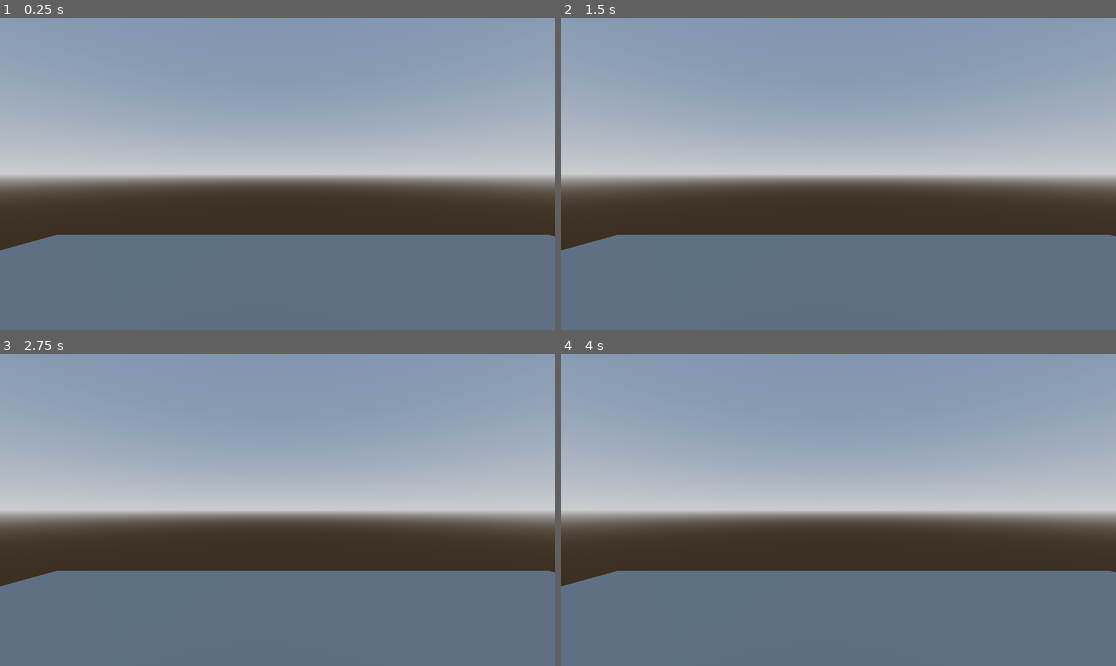
Above: before the commit, frames 1-4 (two rows, left to right).
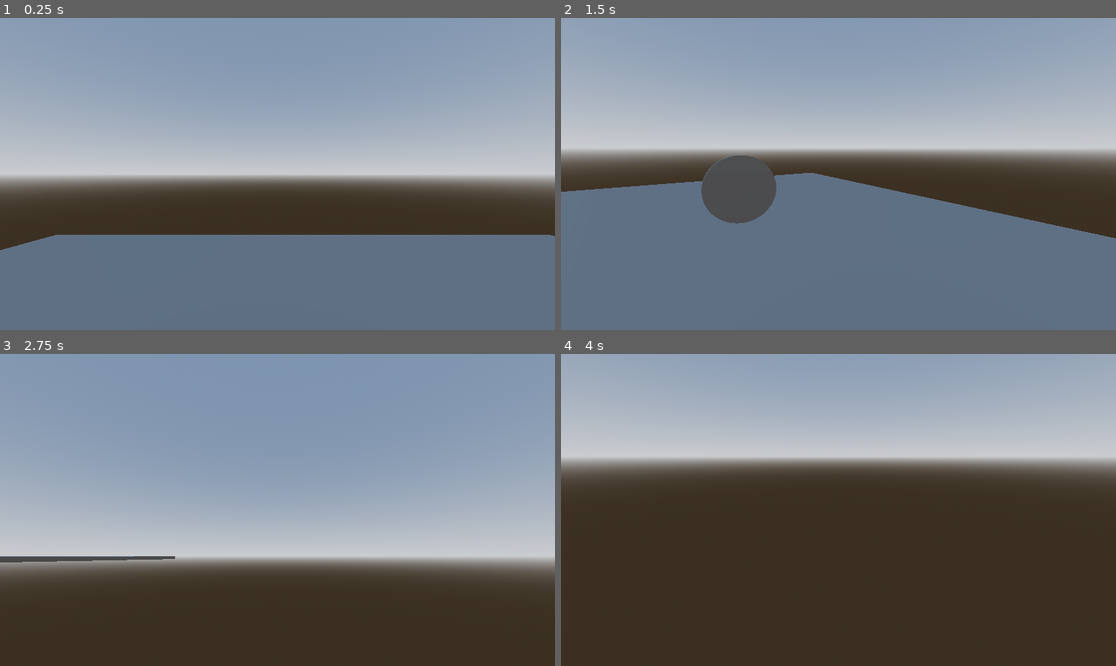
Above: after the commit, the same moments.

Repository: PGTea/EngineAssign02
Game: Godot game, scene res://main.tscn
Two runs of this game, one before a commit and one after it. Both use one fixed random seed, a clock stepped at 60 frames per second and the inputs below.
Inputs (mouse positions are in pixels of both pictures, inside the frame that each line leads up to):
- Up to frame 1 (0.25 s): no input
- Up to frame 2 (1.5 s): tap Enter (ui_accept) at 0.5, 0.77 s; move the mouse to (960, 158) at 0.52 s; hold Right (ui_right) 0.53-1.28 s; hold Space (Attack, bound only before the commit) 0.53-1.28 s; click (960, 158) at 0.67 s; move the mouse to (727, 189) at 1.27 s; hold Down (ui_down) from 1.28 s (still down); tap Space (Attack, bound only before the commit) at 1.35 s
- Up to frame 3 (2.75 s): tap Enter (ui_accept) at 1.52 s; move the mouse to (333, 441) at 2.02 s; release Down (ui_down) at 2.03 s; hold Right (ui_right) from 2.03 s (still down); hold Space (Attack, bound only before the commit) from 2.03 s (still down)
- Up to frame 4 (4 s): move the mouse to (810, 572) at 2.77 s; release Right (ui_right) at 2.78 s; release Space (Attack, bound only before the commit) at 2.78 s; hold Up (ui_up) 2.78-3.53 s; tap Space (Attack, bound only before the commit) at 2.85 s; click (810, 572) at 2.92 s; tap Enter (ui_accept) at 3.02, 3.5, 3.77 s; move the mouse to (1005, 556) at 3.52 s; hold Left (ui_left) from 3.53 s (still down); hold Space (Attack, bound only before the commit) from 3.53 s (still down)

The runs differ from the first frame. In frame 1, less than 0.1% of the frame differs, in the area x 0-100%, y 69-75%; in frame 2, 25%; in frame 3, 61%; in frame 4, 70%, in the area x 0-100%, y 14-100%.

Commit message:
Revert "Godot"
This reverts commit cd246f687ee53d60b81b2f6484fa2a9458af4fca.

Diff:
--- a/Godot/attack.gd
+++ /dev/null
@@ -1,6 +0,0 @@
-extends Node
-
-
-func _input(event: InputEvent) -> void:
-	if event.is_action_pressed("Attack"):
-		print("Attack!!")
--- a/Godot/main.tscn
+++ b/Godot/main.tscn
@@ -2,7 +2,6 @@
 
 [ext_resource type="PackedScene" uid="uid://bs72ogkvdd7d6" path="res://addons/proto_controller/proto_controller.tscn" id="1_ig7tw"]
 [ext_resource type="Script" uid="uid://cwbe4874oud4k" path="res://coin.gd" id="2_0xm2m"]
-[ext_resource type="Script" uid="uid://cm8die3ahqwb8" path="res://attack.gd" id="2_h2yge"]
 
 [sub_resource type="ProceduralSkyMaterial" id="ProceduralSkyMaterial_ig7tw"]
 sky_horizon_color = Color(0.66224277, 0.6717428, 0.6867428, 1)
@@ -43,7 +42,6 @@
 
 [node name="ProtoController" parent="." unique_id=923699044 groups=["Player"] instance=ExtResource("1_ig7tw")]
 transform = Transform3D(1, 0, 0, 0, 1, 0, 0, 0, 1, 0.6615863, 0, -0.19334334)
-script = ExtResource("2_h2yge")
 
 [node name="Coin" type="Area3D" parent="." unique_id=2004297382]
 transform = Transform3D(-0.04030615, -0.079412244, 0, 0.99918735, -0.0032034088, 0, 0, 0, 1, 3.717966, 1.085598, 0)
--- a/Godot/project.godot
+++ b/Godot/project.godot
@@ -15,14 +15,6 @@
 config/features=PackedStringArray("4.6", "Forward Plus")
 config/icon="res://icon.svg"
 
-[input]
-
-Attack={
-"deadzone": 0.2,
-"events": [Object(InputEventKey,"resource_local_to_scene":false,"resource_name":"","device":0,"window_id":0,"alt_pressed":false,"shift_pressed":false,"ctrl_pressed":false,"meta_pressed":false,"pressed":false,"keycode":0,"physical_keycode":32,"key_label":0,"unicode":0,"location":0,"echo":false,"script":null)
-]
-}
-
 [physics]
 
 3d/physics_engine="Jolt Physics"
Not shown, removed: Godot/attack.gd.uid
Not shown, changed: ScreenShots/Godot.png
Not shown, added: ScreenShots/Unity.png
Not shown, added: ScreenShots/Unreal.png
